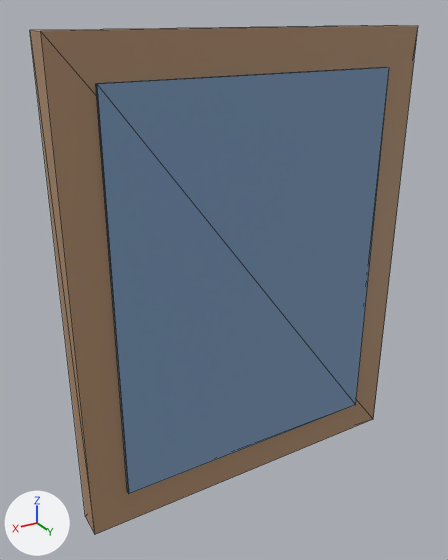
The glTF model modules/assets/internal/models/home/home.art.picture_small.glb: old version first, new version second.
Camera for both pictures: a camera (50 mm lens) standing at (0.341, 0.533, 1.762) and looking at (0.024, 0.004, 1.498). Arrows for +X, +Y and +Z are at lower left; the lights stay in place. The picture after the commit comes second. Mesh edges are drawn as thin lines.

Names of what the first picture shows: 'main__fabric_blue', 'main__hardwood'.
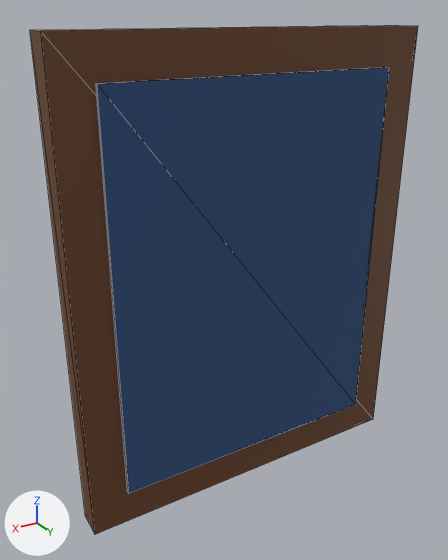
Patch to the scene script:
```diff
--- a/modules/assets/internal/models/home/home.art.picture_small.glb.py
+++ b/modules/assets/internal/models/home/home.art.picture_small.glb.py
@@ mat_fabric_blue @@
 mat_fabric_blue = principled_material('fabric_blue')
-mat_fabric_blue.base_color = (0.2, 0.32, 0.5)  # blue #7c99bc
+mat_fabric_blue.base_color = (0.0331, 0.0835, 0.214)  # blue #33527f
 mat_fabric_blue.roughness = 0.95
@@ mat_hardwood @@
 mat_hardwood = principled_material('hardwood')
-mat_hardwood.base_color = (0.42, 0.26, 0.15)  # brown #ad8b6c
+mat_hardwood.base_color = (0.147, 0.055, 0.0196)  # brown #6b4226
 mat_hardwood.roughness = 0.55
```

Location of each change, (x1, y1, x2, y2) in pixels of the pictures (448 x 560 px):
'main__fabric_blue', recoloured (darker): (96, 67, 389, 494) in both
'main__hardwood', recoloured (darker): (30, 25, 418, 534) in both
